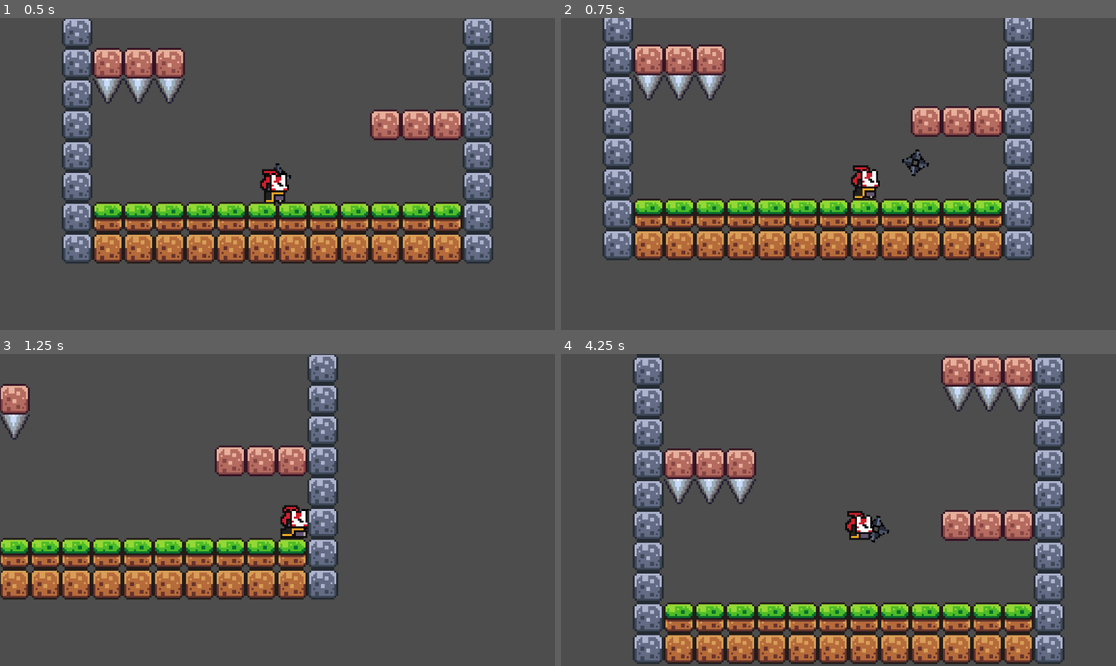
Above: before the commit, frames 1-4 (two rows, left to right).
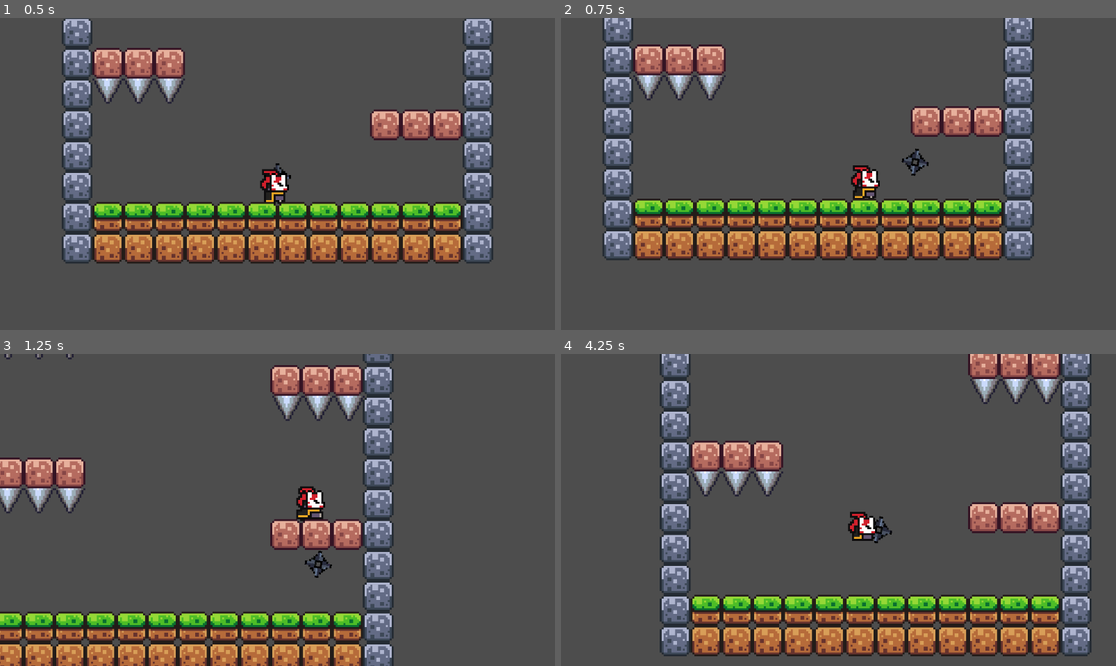
Above: after the commit, the same moments.

Repository: andreikennethmoreno/jumpgamething
Game: Godot game, scene res://scenes/game.tscn
Same seed, same stepped clock (60 frames per second), same inputs: the game is played once before the commit and once after it.
Inputs (mouse positions are in pixels of both pictures, inside the frame that each line leads up to):
- Up to frame 1 (0.5 s): no input
- Up to frame 2 (0.75 s): tap Enter at 0.5 s; move the mouse to (960, 158) at 0.52 s; press the mouse at (960, 158) at 0.53 s; hold Right (move_right) from 0.53 s (still down)
- Up to frame 3 (1.25 s): keep holding Right (move_right); tap Space (jump) at 0.77 s; right-click (399, 494) at 0.8 s
- Up to frame 4 (4.25 s): move the mouse to (727, 525) at 1.27 s; release the mouse at (727, 525) at 1.28 s; right-click (727, 525) at 1.35 s; tap Space (jump) at 1.52, 3.02, 3.77 s; click (727, 525) at 1.55 s; move the mouse to (894, 441) at 2.02 s; release Right (move_right) at 2.03 s; press the mouse at (894, 441) at 2.03 s; hold Left (move_left) 2.03-2.78 s; right-click (894, 441) at 2.3 s; move the mouse to (810, 572) at 2.77 s; release the mouse at (810, 572) at 2.78 s; hold Right (move_right) from 2.78 s (still down); right-click (810, 572) at 2.85 s; click (810, 572) at 3.05 s; move the mouse to (1005, 556) at 3.52 s; press the mouse at (1005, 556) at 3.53 s; right-click (1005, 556) at 3.8 s

Frame 1 is identical in both runs. In frame 2, less than 0.1% of the frame differs, in the area x 61-67%, y 41-51%; in frame 3, 37%, in the area x 0-71%, y 0-100%; in frame 4, 36%.
Error before the commit: Invalid access to property or key 'global_position' on a base object of type 'null instance'. (res://scripts/game.gd:20)

Commit message:
added kunai guide line

Diff:
--- a/project.godot
+++ b/project.godot
@@ -18,6 +18,10 @@
 [autoload]
 
 TeleportManager="*res://scripts/teleportManager.gd"
+
+[display]
+
+window/size/mode=2
 
 [input]
 
--- a/scenes/game.tscn
+++ b/scenes/game.tscn
@@ -226,5 +226,3 @@
 [node name="SpikeTrap3" parent="3_SpikeGroup3" instance=ExtResource("4_lbhrr")]
 position = Vector2(-56, -120)
 rotation = 3.14159
-
-[node name="Line2D" type="Line2D" parent="."]
--- a/scenes/gun.tscn
+++ b/scenes/gun.tscn
@@ -39,3 +39,8 @@
 rotation = -1.5708
 sprite_frames = SubResource("SpriteFrames_qd4js")
 animation = &"shuriken"
+
+[node name="Line2D" type="Line2D" parent="."]
+position = Vector2(12, 1)
+points = PackedVector2Array(0, -1, 0, -1)
+width = 1.0
--- a/scenes/player.tscn
+++ b/scenes/player.tscn
@@ -356,5 +356,3 @@
 
 [node name="smoke_effect" type="AudioStreamPlayer2D" parent="."]
 stream = ExtResource("9_ur7pv")
-
-[node name="Line2D" type="Line2D" parent="."]
--- a/scripts/bullet.gd
+++ b/scripts/bullet.gd
@@ -1,32 +1,36 @@
-#bullet.gd
 extends Area2D
 
 var travelled_distance = 0
 const SPEED = 200
 const RANGE = 100
 const GRAVITY = 500.0
-var dir = Vector2.ZERO
 var velocity = Vector2.ZERO
 var is_stuck = false
 var is_falling = false
 var is_ready_to_shoot = true
+var has_emitted_teleport = false    # Guard flag
 
 @onready var anim = $AnimatedSprite2D
 
 signal kunai_hit_player
-signal teleport_ready(global_position)
+signal teleport_ready(global_position)   # Signal to trigger teleportation
 
 func _ready():
 	anim.play("spinning")
 	print("Kunai is ready.")
-	velocity = dir * SPEED
+
+# Set the velocity received from the gun
+func set_velocity(new_velocity: Vector2):
+	velocity = new_velocity
 
 func _physics_process(delta: float) -> void:
-	print("Emitting teleport_ready signal at: ", global_position)
-	emit_signal("teleport_ready", global_position)  # Emit the signal with position
+	# Emit signal only once when the kunai is ready and stuck
+	if is_stuck and !has_emitted_teleport:
+		emit_signal("teleport_ready", global_position)  # Emit the teleport position
+		has_emitted_teleport = true
+		print("bullet.gd: teleport_ready emitted at:", global_position)
 
-
-	if is_stuck or !is_ready_to_shoot:
+	if is_stuck or not is_ready_to_shoot:
 		return
 
 	if is_falling:
@@ -38,16 +42,12 @@
 	position += direction * SPEED * delta
 	travelled_distance += SPEED * delta
 
-	velocity.y += GRAVITY * delta
-
 	if travelled_distance > RANGE:
 		is_falling = true
 		velocity = direction * SPEED
 		velocity.y = 0
 		anim.play("spinning")
 		print("Kunai missed. Falling started.")
-
-
 
 func _on_body_entered(body: Node2D) -> void:
 	print("Kunai hit something: ", body.name)
@@ -84,13 +84,3 @@
 func _ready_for_new_shot():
 	is_ready_to_shoot = true
 	print("Kunai ready for next shot.")
-
-func shoot_kunai():
-	if is_ready_to_shoot:
-		is_stuck = false
-		is_falling = false
-		travelled_distance = 0
-		velocity = Vector2.ZERO
-		anim.play("spinning")
-		is_ready_to_shoot = false
-		print("Kunai launched!")
--- a/scripts/game.gd
+++ b/scripts/game.gd
@@ -1,39 +1,8 @@
 extends Node2D
 
-@onready var line = $Line2D
-@onready var shoot_point_node= $Player/gun/WeaponPivot/ShootPoint
-
-var max_points = 200
-var point_spacing = 0.05  # Time step for prediction
-
-func _physics_process(delta: float) -> void:
-	update_trajectory()
 
 func _ready() -> void:
-	if shoot_point_node == null:
-		print("ShootPoint node not found!")
-	else:
-		print("ShootPoint node found.")
-
-func update_trajectory():
-	line.clear_points()
-	var shoot_point = shoot_point_node.global_position
-	var dir = shoot_point_node.global_transform.x.normalized()
-	var speed = $Player.bullet_velocity
-	var gravity = $Player.gravity
-
-	var pos = shoot_point
-	var vel = dir * speed
-
-	for i in max_points:
-		line.add_point(pos)
-		vel.y += gravity * point_spacing
-		pos += vel * point_spacing
-
-		# Stop if hitting the terrain polygon
-		if Geometry2D.is_point_in_polygon($Terrain/Polygon2D.to_local(pos), $Terrain/Polygon2D.polygon):
-			break
-
+	pass
 
 func _unhandled_input(event):
 	if event is InputEventKey and event.pressed:
--- a/scripts/gun.gd
+++ b/scripts/gun.gd
@@ -1,4 +1,3 @@
-# gun.gd
 extends Area2D
 
 var kunai_thrown = false
@@ -7,25 +6,103 @@
 @onready var animated_sprite_2d: AnimatedSprite2D = $WeaponPivot/AnimatedSprite2D
 @onready var shooting_point: Marker2D = %ShootingPoint
 @onready var weapon_pivot: Marker2D = $WeaponPivot
+@onready var line_2d: Line2D = $Line2D
+var muzzle_velocity := 200.0   # Gun's muzzle velocity
+var custom_gravity := 500      # Gravity for the arc (for gun trajectory)
+var gravity_increase_rate := 100  # Increase gravity over time for a sharper fall
+
+# gun.gd (excerpt)
+const SPEED   = 200      # must match bullet.gd SPEED
+const RANGE   = 100      # must match bullet.gd RANGE
+const GRAVITY = 500.0    # must match bullet.gd GRAVITY
+
+var max_points := 200    # cap on how many points we'll draw
+var delta_time := 1/60.0 # assume 60fps for simulation step
+var aiming = false       # To track if the player is holding the right mouse button
+
+func _ready():
+	line_2d.hide()
+
+func update_trajectory(delta):
+	line_2d.clear_points()
+
+	var start_pos = shooting_point.global_position
+	var pos       = start_pos
+	var dir       = weapon_pivot.global_transform.x.normalized()
+
+	var travelled = 0.0
+	var vel       = Vector2.ZERO
+
+	for i in range(max_points):
+		line_2d.add_point(line_2d.to_local(pos))
+
+		if travelled < RANGE:
+			# PHASE 1: straight flight
+			pos += dir * SPEED * delta_time
+			travelled += SPEED * delta_time
+
+			if travelled >= RANGE:
+				# Preserve only horizontal speed
+				vel = Vector2(dir.x * SPEED, 0)
+		else:
+			# PHASE 2: falling under gravity
+			vel.y += GRAVITY * delta_time
+			pos += vel * delta_time
+
+		# stop if below ground
+		if pos.y > get_viewport().get_visible_rect().size.y:
+			break
 
 
-func _process(delta: float) -> void:
-	var mouse_position = get_global_mouse_position()
-	look_at(mouse_position)
+# Rotate the weapon with the mouse cursor
+func _process(delta):
+	var mouse_pos = get_global_mouse_position()
+	weapon_pivot.look_at(mouse_pos)
 
+	# Update trajectory when aiming
+	if aiming:
+		line_2d.show()
+		update_trajectory(delta)
+	else:
+		line_2d.hide()
+
+# The shooting function is triggered by user input, not just by clicking
 func _unhandled_input(event: InputEvent) -> void:
+	# Shoot when left mouse button is pressed and kunai has not been thrown
 	if event.is_action_pressed("shoot") and not kunai_thrown:
 		shoot()
 
+	# Handle teleportation with right mouse button
+	if event.is_action_pressed("teleport"):
+		aiming = true
+		print("gun.gd: teleport triggered")
+
+	elif event.is_action_released("teleport"):
+		aiming = false
+		line_2d.hide()  # Hide trajectory when right-click is released
+
+
+# Shooting logic
 func shoot():
+	# Always update and show the trajectory in real-time
+	line_2d.show()
 	if kunai_thrown:
 		print("Kunai is not ready to be thrown")
 		return
 
 	const BULLET = preload("res://scenes/bullet.tscn")
 	var new_bullet = BULLET.instantiate()
+
+	# Get the direction of the gun and shoot the kunai in that direction
+	var direction = weapon_pivot.global_transform.x.normalized()  # Direction of the weapon
+	var velocity = direction * muzzle_velocity
+
+	# Set the initial position and rotation of the kunai
 	new_bullet.global_position = shooting_point.global_position
-	new_bullet.global_rotation = shooting_point.global_rotation
+	new_bullet.global_rotation = weapon_pivot.global_rotation
+	# Pass the velocity as a custom signal or direct property
+	new_bullet.set_velocity(velocity)  # Make sure 'velocity' is a valid property of the bullet
+
 	# Connect to kunai_hit_player instead of kunai_stuck
 	new_bullet.connect("kunai_hit_player", Callable(self, "_on_kunai_hit_player"))
 	new_bullet.connect("teleport_ready", Callable(self, "_on_teleport_ready"))
@@ -33,7 +110,6 @@
 	get_tree().current_scene.add_child(new_bullet)
 	# Hide shuriken after shooting
 	animated_sprite_2d.visible = false
-
 	kunai_thrown = true
 	print("Kunai shot!")
 
@@ -43,7 +119,10 @@
 	# Show shuriken again when it hits the player
 	animated_sprite_2d.visible = true
 
+
 func _on_teleport_ready(pos: Vector2):
-	print("Teleport signal received with pos: ", pos)
+
+	print("gun.gd: Teleport signal received with pos: ", pos)
 	TeleportManager.teleport_target_position = pos
 	TeleportManager.can_teleport = true
+		# Once teleportation is triggered, you can stop aiming
--- a/scripts/player.gd
+++ b/scripts/player.gd
@@ -9,9 +9,10 @@
 var smoke_timer: float = 0.0  # Timer to control the smoke animation duration
 var smoke_duration: float = 0.35  # How adlong smoke animation should play
 var just_teleported = false
-@onready var line_2d: Line2D = $Line2D
 @onready var animated_sprite: AnimatedSprite2D = $AnimatedSprite2D
+
 @onready var gun: Area2D = $gun
+
 @onready var smoke_effect: AudioStreamPlayer2D = $smoke_effect
 
 func _ready():
@@ -22,6 +23,7 @@
 		gun.connect("teleport_ready", Callable(self, "_on_teleport_ready"))
 	else:
 		print("Gun not found! Check the node path.")
+
 
 func _on_teleport_ready(pos: Vector2):
 	print("Teleport signal received with pos: ", pos)
@@ -44,7 +46,8 @@
 
 	if Input.is_action_just_pressed("teleport") and TeleportManager.can_teleport and teleport_timer == 0.0:
 		global_position = TeleportManager.teleport_target_position
-		print("Teleporting to position:", global_position)
+		print("player gd: teleport triggered")
+		print("player gd: Teleporting to position:", global_position)
 		just_teleported = true
 		TeleportManager.can_teleport = false
 		teleport_timer = teleport_cooldown
